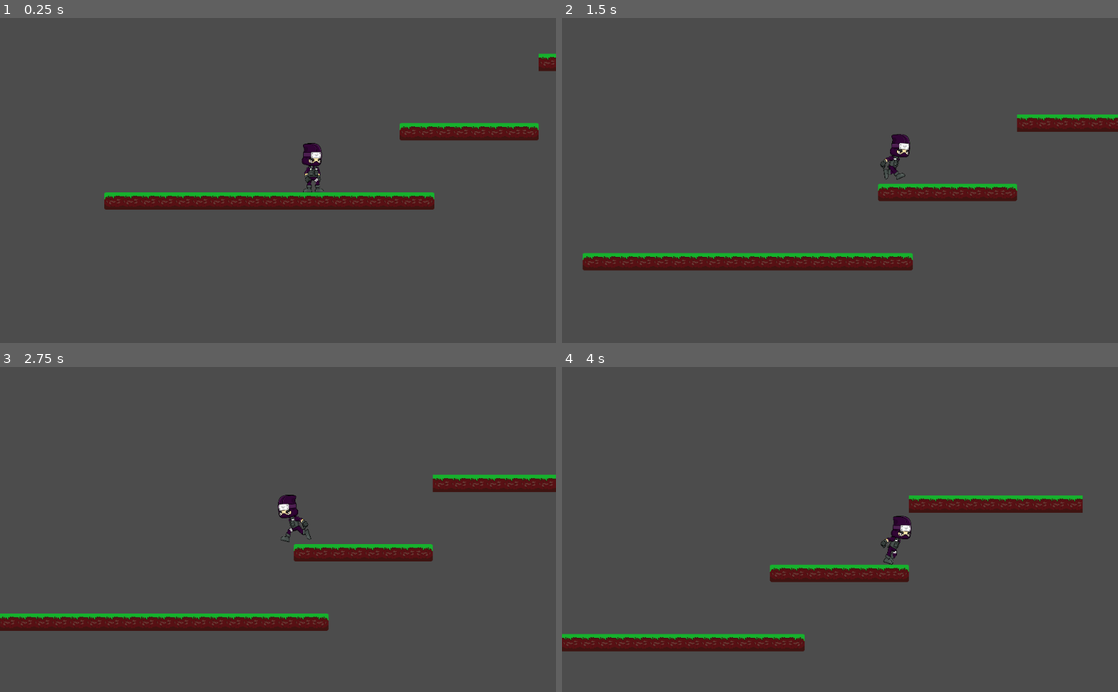
Above: before the commit, frames 1-4 (two rows, left to right).
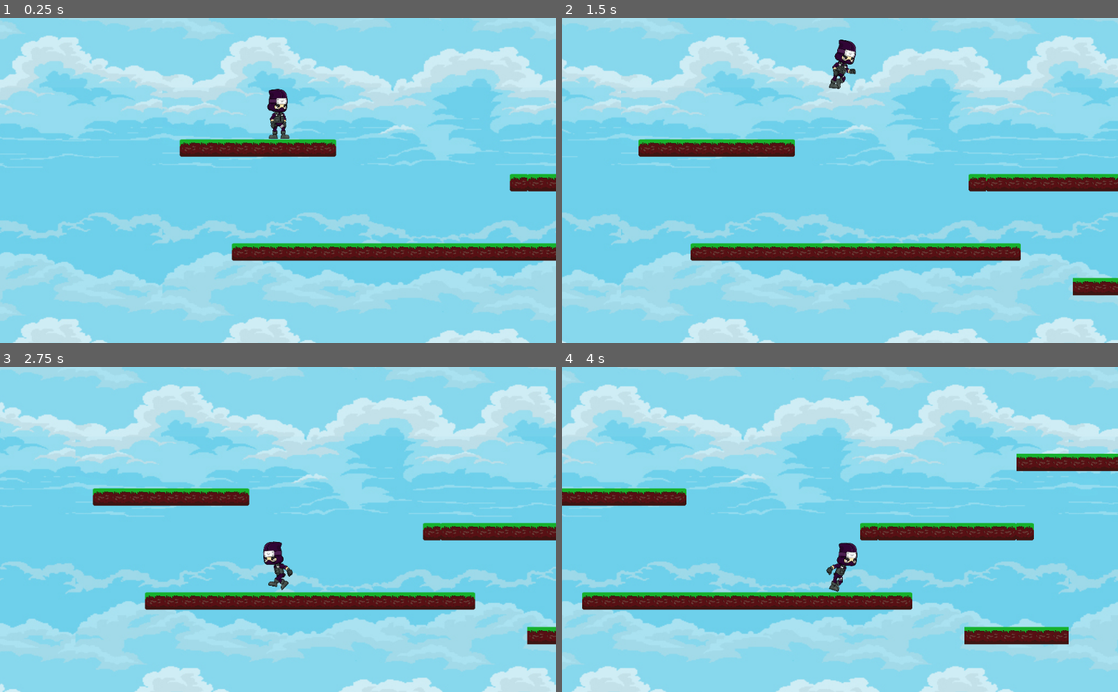
Above: after the commit, the same moments.

Repository: Matheus-Reinert/Godot_Jogo2D
Game: Godot game, scene res://World.tscn
Two runs of this game, one before a commit and one after it. Both use one fixed random seed, a clock stepped at 60 frames per second and the inputs below.
Inputs:
- Up to frame 1 (0.25 s): no input
- Up to frame 2 (1.5 s): hold Right (ui_right) from 0.53 s (still down); tap Up (ui_up) at 0.77 s
- Up to frame 3 (2.75 s): tap Up (ui_up) at 1.52 s; release Right (ui_right) at 2.03 s; hold Left (ui_left) from 2.03 s (still down)
- Up to frame 4 (4 s): release Left (ui_left) at 2.78 s; hold Right (ui_right) from 2.78 s (still down); tap Up (ui_up) at 3.02, 3.77 s

The runs differ from the first frame. In frame 1, 100% of the frame differs, in the area x 0-100%, y 0-100%; in frame 2, 100%; in frame 3, 100%; in frame 4, 100%.

Commit message:
Adicionado Background

Diff:
--- a/World.tscn
+++ b/World.tscn
@@ -1,66 +1,67 @@
-[gd_scene load_steps=45 format=2]
+[gd_scene load_steps=46 format=2]
 
-[ext_resource path="res://Player.gd" type="Script" id=1]
-[ext_resource path="res://player/png/Idle__000.png" type="Texture" id=2]
-[ext_resource path="res://player/png/Idle__001.png" type="Texture" id=3]
-[ext_resource path="res://player/png/Idle__002.png" type="Texture" id=4]
-[ext_resource path="res://player/png/Idle__003.png" type="Texture" id=5]
-[ext_resource path="res://player/png/Idle__004.png" type="Texture" id=6]
-[ext_resource path="res://player/png/Idle__005.png" type="Texture" id=7]
-[ext_resource path="res://player/png/Idle__006.png" type="Texture" id=8]
-[ext_resource path="res://player/png/Idle__007.png" type="Texture" id=9]
-[ext_resource path="res://player/png/Idle__008.png" type="Texture" id=10]
-[ext_resource path="res://player/png/Idle__009.png" type="Texture" id=11]
-[ext_resource path="res://player/png/Run__000.png" type="Texture" id=12]
-[ext_resource path="res://player/png/Run__001.png" type="Texture" id=13]
-[ext_resource path="res://player/png/Run__002.png" type="Texture" id=14]
-[ext_resource path="res://player/png/Run__003.png" type="Texture" id=15]
-[ext_resource path="res://player/png/Run__004.png" type="Texture" id=16]
-[ext_resource path="res://player/png/Run__005.png" type="Texture" id=17]
-[ext_resource path="res://player/png/Run__006.png" type="Texture" id=18]
-[ext_resource path="res://player/png/Run__007.png" type="Texture" id=19]
-[ext_resource path="res://player/png/Run__008.png" type="Texture" id=20]
-[ext_resource path="res://player/png/Run__009.png" type="Texture" id=21]
-[ext_resource path="res://player/png/Jump__000.png" type="Texture" id=22]
-[ext_resource path="res://player/png/Jump__001.png" type="Texture" id=23]
-[ext_resource path="res://player/png/Jump__002.png" type="Texture" id=24]
-[ext_resource path="res://player/png/Jump__003.png" type="Texture" id=25]
-[ext_resource path="res://player/png/Jump__004.png" type="Texture" id=26]
-[ext_resource path="res://player/png/Jump__005.png" type="Texture" id=27]
-[ext_resource path="res://player/png/Jump__006.png" type="Texture" id=28]
-[ext_resource path="res://player/png/Jump__007.png" type="Texture" id=29]
-[ext_resource path="res://player/png/Jump__008.png" type="Texture" id=30]
-[ext_resource path="res://player/png/Jump__009.png" type="Texture" id=31]
-[ext_resource path="res://player/png/Attack__000.png" type="Texture" id=32]
-[ext_resource path="res://player/png/Attack__001.png" type="Texture" id=33]
-[ext_resource path="res://player/png/Attack__002.png" type="Texture" id=34]
-[ext_resource path="res://player/png/Attack__003.png" type="Texture" id=35]
-[ext_resource path="res://player/png/Attack__004.png" type="Texture" id=36]
-[ext_resource path="res://player/png/Attack__005.png" type="Texture" id=37]
-[ext_resource path="res://player/png/Attack__006.png" type="Texture" id=38]
-[ext_resource path="res://player/png/Attack__007.png" type="Texture" id=39]
-[ext_resource path="res://player/png/Attack__008.png" type="Texture" id=40]
-[ext_resource path="res://player/png/Attack__009.png" type="Texture" id=41]
-[ext_resource path="res://grama.tres" type="TileSet" id=42]
+[ext_resource path="res://back.jpg" type="Texture" id=1]
+[ext_resource path="res://Player.gd" type="Script" id=2]
+[ext_resource path="res://player/png/Idle__000.png" type="Texture" id=3]
+[ext_resource path="res://player/png/Idle__001.png" type="Texture" id=4]
+[ext_resource path="res://player/png/Idle__002.png" type="Texture" id=5]
+[ext_resource path="res://player/png/Idle__003.png" type="Texture" id=6]
+[ext_resource path="res://player/png/Idle__004.png" type="Texture" id=7]
+[ext_resource path="res://player/png/Idle__005.png" type="Texture" id=8]
+[ext_resource path="res://player/png/Idle__006.png" type="Texture" id=9]
+[ext_resource path="res://player/png/Idle__007.png" type="Texture" id=10]
+[ext_resource path="res://player/png/Idle__008.png" type="Texture" id=11]
+[ext_resource path="res://player/png/Idle__009.png" type="Texture" id=12]
+[ext_resource path="res://player/png/Run__000.png" type="Texture" id=13]
+[ext_resource path="res://player/png/Run__001.png" type="Texture" id=14]
+[ext_resource path="res://player/png/Run__002.png" type="Texture" id=15]
+[ext_resource path="res://player/png/Run__003.png" type="Texture" id=16]
+[ext_resource path="res://player/png/Run__004.png" type="Texture" id=17]
+[ext_resource path="res://player/png/Run__005.png" type="Texture" id=18]
+[ext_resource path="res://player/png/Run__006.png" type="Texture" id=19]
+[ext_resource path="res://player/png/Run__007.png" type="Texture" id=20]
+[ext_resource path="res://player/png/Run__008.png" type="Texture" id=21]
+[ext_resource path="res://player/png/Run__009.png" type="Texture" id=22]
+[ext_resource path="res://player/png/Jump__000.png" type="Texture" id=23]
+[ext_resource path="res://player/png/Jump__001.png" type="Texture" id=24]
+[ext_resource path="res://player/png/Jump__002.png" type="Texture" id=25]
+[ext_resource path="res://player/png/Jump__003.png" type="Texture" id=26]
+[ext_resource path="res://player/png/Jump__004.png" type="Texture" id=27]
+[ext_resource path="res://player/png/Jump__005.png" type="Texture" id=28]
+[ext_resource path="res://player/png/Jump__006.png" type="Texture" id=29]
+[ext_resource path="res://player/png/Jump__007.png" type="Texture" id=30]
+[ext_resource path="res://player/png/Jump__008.png" type="Texture" id=31]
+[ext_resource path="res://player/png/Jump__009.png" type="Texture" id=32]
+[ext_resource path="res://player/png/Attack__000.png" type="Texture" id=33]
+[ext_resource path="res://player/png/Attack__001.png" type="Texture" id=34]
+[ext_resource path="res://player/png/Attack__002.png" type="Texture" id=35]
+[ext_resource path="res://player/png/Attack__003.png" type="Texture" id=36]
+[ext_resource path="res://player/png/Attack__004.png" type="Texture" id=37]
+[ext_resource path="res://player/png/Attack__005.png" type="Texture" id=38]
+[ext_resource path="res://player/png/Attack__006.png" type="Texture" id=39]
+[ext_resource path="res://player/png/Attack__007.png" type="Texture" id=40]
+[ext_resource path="res://player/png/Attack__008.png" type="Texture" id=41]
+[ext_resource path="res://player/png/Attack__009.png" type="Texture" id=42]
+[ext_resource path="res://grama.tres" type="TileSet" id=43]
 
 [sub_resource type="SpriteFrames" id=2]
 animations = [ {
-"frames": [ ExtResource( 2 ), ExtResource( 3 ), ExtResource( 4 ), ExtResource( 5 ), ExtResource( 6 ), ExtResource( 7 ), ExtResource( 8 ), ExtResource( 9 ), ExtResource( 10 ), ExtResource( 11 ) ],
+"frames": [ ExtResource( 3 ), ExtResource( 4 ), ExtResource( 5 ), ExtResource( 6 ), ExtResource( 7 ), ExtResource( 8 ), ExtResource( 9 ), ExtResource( 10 ), ExtResource( 11 ), ExtResource( 12 ) ],
 "loop": true,
 "name": "Idle",
 "speed": 5.0
 }, {
-"frames": [ ExtResource( 12 ), ExtResource( 13 ), ExtResource( 14 ), ExtResource( 15 ), ExtResource( 16 ), ExtResource( 17 ), ExtResource( 18 ), ExtResource( 19 ), ExtResource( 20 ), ExtResource( 21 ) ],
+"frames": [ ExtResource( 13 ), ExtResource( 14 ), ExtResource( 15 ), ExtResource( 16 ), ExtResource( 17 ), ExtResource( 18 ), ExtResource( 19 ), ExtResource( 20 ), ExtResource( 21 ), ExtResource( 22 ) ],
 "loop": true,
 "name": "Run",
 "speed": 50.0
 }, {
-"frames": [ ExtResource( 22 ), ExtResource( 23 ), ExtResource( 24 ), ExtResource( 25 ), ExtResource( 26 ), ExtResource( 27 ), ExtResource( 28 ), ExtResource( 29 ), ExtResource( 30 ), ExtResource( 31 ) ],
+"frames": [ ExtResource( 23 ), ExtResource( 24 ), ExtResource( 25 ), ExtResource( 26 ), ExtResource( 27 ), ExtResource( 28 ), ExtResource( 29 ), ExtResource( 30 ), ExtResource( 31 ), ExtResource( 32 ) ],
 "loop": true,
 "name": "Jump",
 "speed": 10.0
 }, {
-"frames": [ ExtResource( 32 ), ExtResource( 33 ), ExtResource( 34 ), ExtResource( 35 ), ExtResource( 36 ), ExtResource( 37 ), ExtResource( 38 ), ExtResource( 39 ), ExtResource( 40 ), ExtResource( 41 ) ],
+"frames": [ ExtResource( 33 ), ExtResource( 34 ), ExtResource( 35 ), ExtResource( 36 ), ExtResource( 37 ), ExtResource( 38 ), ExtResource( 39 ), ExtResource( 40 ), ExtResource( 41 ), ExtResource( 42 ) ],
 "loop": true,
 "name": "Attack",
 "speed": 5.0
@@ -71,29 +72,48 @@
 
 [node name="World" type="Node"]
 
+[node name="ParallaxBackground" type="ParallaxBackground" parent="."]
+
+[node name="ParallaxLayer" type="ParallaxLayer" parent="ParallaxBackground"]
+motion_mirroring = Vector2( 1024, 520 )
+
+[node name="Sprite" type="Sprite" parent="ParallaxBackground/ParallaxLayer"]
+scale = Vector2( 2, 1.625 )
+texture = ExtResource( 1 )
+centered = false
+
 [node name="Player" type="KinematicBody2D" parent="."]
-position = Vector2( 320, 160 )
-script = ExtResource( 1 )
+position = Vector2( 213.185, 173.975 )
+script = ExtResource( 2 )
 
 [node name="Sprite" type="AnimatedSprite" parent="Player"]
-position = Vector2( 192, 192 )
+position = Vector2( 0.933105, 0.933105 )
 scale = Vector2( 0.176308, 0.209607 )
 frames = SubResource( 2 )
 animation = "Run"
 frame = 1
+__meta__ = {
+"_edit_group_": true
+}
 
 [node name="CollisionShape2D" type="CollisionShape2D" parent="Player"]
-position = Vector2( 192, 192 )
+position = Vector2( 1.41838, 2.52641 )
 shape = SubResource( 3 )
+__meta__ = {
+"_edit_group_": true
+}
 
 [node name="Camera2D" type="Camera2D" parent="Player"]
-visible = false
-position = Vector2( 128, 224 )
+position = Vector2( 0.124878, 9.06099 )
 current = true
-smoothing_enabled = true
+limit_top = 0
+limit_bottom = 600
+__meta__ = {
+"_edit_group_": true
+}
 
 [node name="TileMap" type="TileMap" parent="."]
-tile_set = ExtResource( 42 )
+tile_set = ExtResource( 43 )
 cell_size = Vector2( 32, 32 )
 format = 1
-tile_data = PoolIntArray( 327709, 1, 0, 327710, 1, 0, 327711 …(206 unchanged characters)… 7730, 1, 0, 327731, 1, 0, 327732, 2, 0, 589845, 0, 0, 589846, 1, 0, 589847, 1, 0, 589848, 1, 0, 589849, 1, 0, 589850, 1, 0, 589851, 1, 0, 589852, 2, 0, 851972, 0, 0, 851973, 1, 0, 851974, 1, 0, 851975, 1, 0, 851976, 1, 0, 851977, 1, 0, 851978, 1, 0, 851979, 1, 0, 851980, 1, 0, 851981, 1, 0, 851982, 1, 0, 851983, 1, 0, 851984, 1, 0, 851985, 1, 0, 851986, 1, 0, 851987, 1, 0, 851988, 1, 0, 851989, 1, 0, 851990, 2, 0 )
+tile_data = PoolIntArray( 327709, 1, 0, 327710, 1, 0, 327711 …(206 unchanged characters)… 7730, 1, 0, 327731, 1, 0, 327732, 2, 0, 327733, 2, 0, 458753, 0, 0, 458754, 1, 0, 458755, 1, 0, 458756, 1, 0, 458757, 1, 0, 458758, 1, 0, 458759, 1, 0, 458760, 1, 0, 458761, 2, 0, 589844, 0, 0, 589845, 0, 0, 589846, 1, 0, 589847, 1, 0, 589848, 1, 0, 589849, 1, 0, 589850, 1, 0, 589851, 1, 0, 589852, 2, 0, 589853, 2, 0, 720931, 0, 0, 720932, 1, 0, 720933, 1, 0, 720934, 1, 0, 720935, 1, 0, 720936, 1, 0, 720937, 1, 0, 720938, 2, 0, 851972, 0, 0, 851973, 1, 0, 851974, 1, 0, 851975, 1, 0, 851976, 1, 0, 851977, 1, 0, 851978, 1, 0, 851979, 1, 0, 851980, 1, 0, 851981, 1, 0, 851982, 1, 0, 851983, 1, 0, 851984, 1, 0, 851985, 1, 0, 851986, 1, 0, 851987, 1, 0, 851988, 1, 0, 851989, 1, 0, 851990, 2, 0, 983066, 1, 0, 983067, 1, 0, 983068, 1, 0, 983069, 1, 0, 983070, 1, 0, 983071, 1, 0 )
Binary file added: back.jpg
Not shown, added: back.jpg.import
Binary file added: tilesetOpenGameBackground.png
Not shown, added: tilesetOpenGameBackground.png.import
Binary file added: zombiefiles/png/female/Attack (1).png
Not shown, added: zombiefiles/png/female/Attack (1).png.import
Binary file added: zombiefiles/png/female/Attack (2).png
Not shown, added: zombiefiles/png/female/Attack (2).png.import
Binary file added: zombiefiles/png/female/Attack (3).png
Not shown, added: zombiefiles/png/female/Attack (3).png.import
Binary file added: zombiefiles/png/female/Attack (4).png
Not shown, added: zombiefiles/png/female/Attack (4).png.import
(and 172 more such lines)
